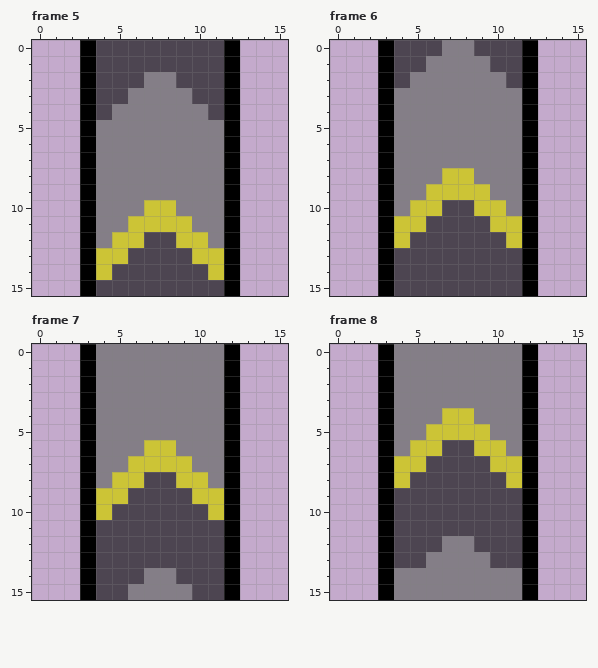
Pixel-art file: assets/source-files/belty_boi.aseprite. The first picture shows the starting point.
16x16 pixels, 8 frames. Shown: frame 5, frame 6, frame 7, frame 8. The commit also changed other frames, which this record leaves out.
Once edited:
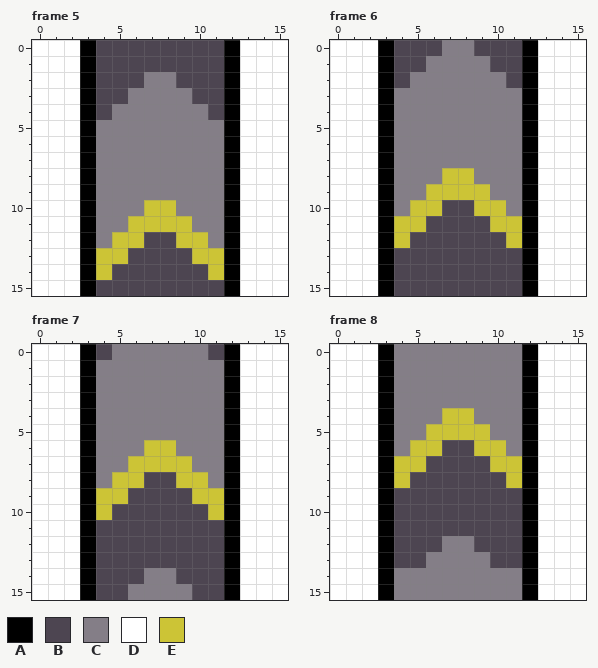
Palette (. is transparent): A #000000  B #4d4551  C #847e87  D #ffffff  E #ccc436
Changes in this commit:
layer "Layer 2" now shown
Frame 5, layer "Layer 2":
y 0..15: x 0..2 ... -> DDD; x 13..15 ... -> DDD
Frame 6, layer "Layer 2": the same change as frame 5
Frame 7, layers "Layer 1", "Layer 2":
y 0: x 0..2 ... -> DDD; x 4 C -> B; x 11 C -> B; x 13..15 ... -> DDD
y 1..15: x 0..2 ... -> DDD; x 13..15 ... -> DDD
Frame 8, layer "Layer 2": the same change as frame 5
Changed places in both pictures, as pixel boxes (x1, y1, x2, y2):
added: (32, 40, 80, 296)
added: (240, 40, 288, 296)
added: (330, 40, 378, 296)
added: (538, 40, 586, 296)
changed: (32, 344, 112, 600)
changed: (208, 344, 288, 600)
added: (330, 344, 378, 600)
added: (538, 344, 586, 600)
